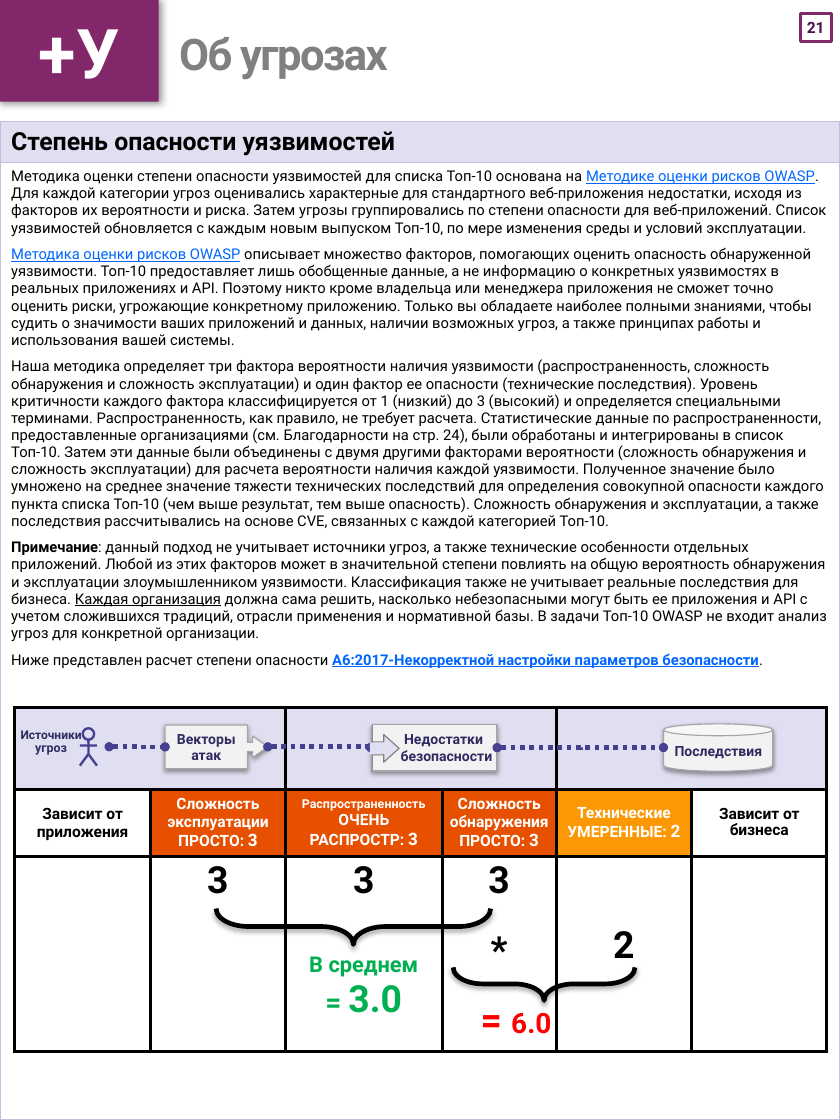
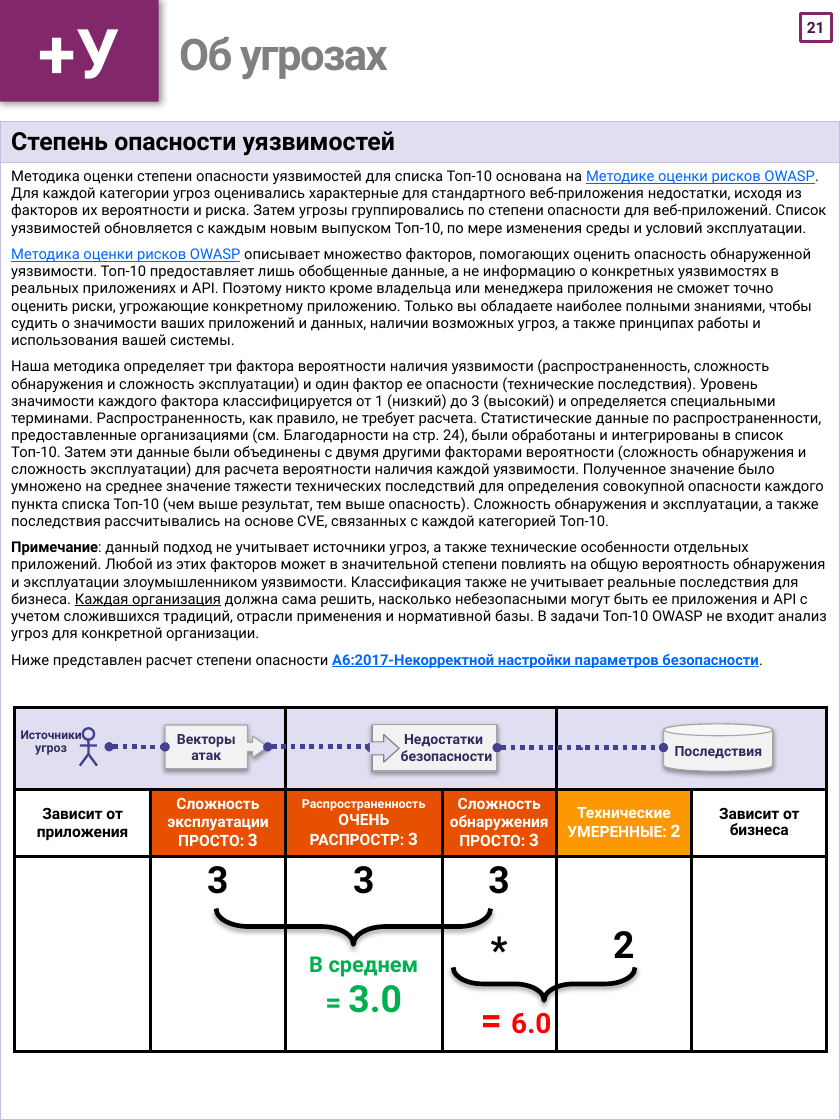
Before and after one commit to OWASP/Top10, a slide deck: slide 22 of 2017/OWASP Top 10-2017-ru.pptx. Drawn at 840x1120 pixels with LibreOffice and Linux fonts; fonts in the diff are those of the drawing. Boxes give left, top, right and bottom in pixels: in the first picture for what was removed or moved away, otherwise in the second. Text is boxed around its words. In the diff, an @@ line names an element or a change of style, - is before the commit and + after.

```diff
--- a/2017/OWASP Top 10-2017-ru.pptx
+++ b/2017/OWASP Top 10-2017-ru.pptx
@@ table at box(0, 121, 840, 1120) @@
-row 2, column 1: Методика оценки степени опасности уязвимостей для списка Топ-10 основана на Методике оценки рисков OWASP. Для каждой категории угроз оценивались характерные для стандартного веб-приложения недостатки, исходя из факторов их вероятности и риска. Затем угрозы группировались по степени опасности для веб-приложений. Список уязвимостей обновляется с каждым новым выпуском Топ-10, по мере изменения среды и условий эксплуатации. / Методика оценки рисков OWASP описывает множество факторов, помогающих оценить опасность обнаруженной уязвимости. Топ-10 предоставляет лишь обобщенные данные, а не информацию о конкретных уязвимостях в реальных приложениях и API. Поэтому никто кроме владельца или менеджера приложения не сможет точно оценить риски, угрожающие конкретному приложению. Только вы обладаете наиболее полными знаниями, чтобы судить о значимости ваших приложений и данных, наличии возможных угроз, а также принципах работы и использования вашей системы. / Наша методика определяет три фактора вероятности наличия уязвимости (распространенность, сложность обнаружения и сложность эксплуатации) и один фактор ее опасности (технические последствия). Уровень критичности каждого фактора классифицируется от 1 (низкий) до 3 (высокий) и определяется специальными терминами. Распространенность, как правило, не требует расчета. Статистические данные по распространенности, предоставленные организациями (см. Благодарности на стр. 24), были обработаны и интегрированы в список Топ-10. Затем эти данные были объединены с двумя другими факторами вероятности (сложность обнаружения и сложность эксплуатации) для расчета вероятности наличия каждой уязвимости. Полученное значение было умножено на среднее значение тяжести технических последствий для определения совокупной опасности каждого пункта списка Топ-10 (чем выше результат, тем выше опасность). Сложность обнаружения и эксплуатации, а также последствия рассчитывались на основе CVE, связанных с каждой категорией Топ-10. / Примечание: данный подход не учитывает источники угроз, а также технические особенности отдельных приложений. Любой из этих факторов может в значительной степени повлиять на общую вероятность обнаружения и эксплуатации злоумышленником уязвимости. Классификация также не учитывает реальные последствия для бизнеса. Каждая организация должна сама решить, насколько небезопасными могут быть ее приложения и API с учетом сложившихся традиций, отрасли применения и нормативной базы. В задачи Топ-10 OWASP не входит анализ угроз для конкретной организации. / Ниже представлен расчет степени опасности A6:2017-Некорректной настройки параметров безопасности.
+row 2, column 1: Методика оценки степени опасности уязвимостей для списка Топ-10 основана на Методике оценки рисков OWASP. Для каждой категории угроз оценивались характерные для стандартного веб-приложения недостатки, исходя из факторов их вероятности и риска. Затем угрозы группировались по степени опасности для веб-приложений. Список уязвимостей обновляется с каждым новым выпуском Топ-10, по мере изменения среды и условий эксплуатации. / Методика оценки рисков OWASP описывает множество факторов, помогающих оценить опасность обнаруженной уязвимости. Топ-10 предоставляет лишь обобщенные данные, а не информацию о конкретных уязвимостях в реальных приложениях и API. Поэтому никто кроме владельца или менеджера приложения не сможет точно оценить риски, угрожающие конкретному приложению. Только вы обладаете наиболее полными знаниями, чтобы судить о значимости ваших приложений и данных, наличии возможных угроз, а также принципах работы и использования вашей системы. / Наша методика определяет три фактора вероятности наличия уязвимости (распространенность, сложность обнаружения и сложность эксплуатации) и один фактор ее опасности (технические последствия). Уровень значимости каждого фактора классифицируется от 1 (низкий) до 3 (высокий) и определяется специальными терминами. Распространенность, как правило, не требует расчета. Статистические данные по распространенности, предоставленные организациями (см. Благодарности на стр. 24), были обработаны и интегрированы в список Топ-10. Затем эти данные были объединены с двумя другими факторами вероятности (сложность обнаружения и сложность эксплуатации) для расчета вероятности наличия каждой уязвимости. Полученное значение было умножено на среднее значение тяжести технических последствий для определения совокупной опасности каждого пункта списка Топ-10 (чем выше результат, тем выше опасность). Сложность обнаружения и эксплуатации, а также последствия рассчитывались на основе CVE, связанных с каждой категорией Топ-10. / Примечание: данный подход не учитывает источники угроз, а также технические особенности отдельных приложений. Любой из этих факторов может в значительной степени повлиять на общую вероятность обнаружения и эксплуатации злоумышленником уязвимости. Классификация также не учитывает реальные последствия для бизнеса. Каждая организация должна сама решить, насколько небезопасными могут быть ее приложения и API с учетом сложившихся традиций, отрасли применения и нормативной базы. В задачи Топ-10 OWASP не входит анализ угроз для конкретной организации. / Ниже представлен расчет степени опасности A6:2017-Некорректной настройки параметров безопасности.
```
Also in this commit, not shown: 19 other slides changed, 14 other files.
